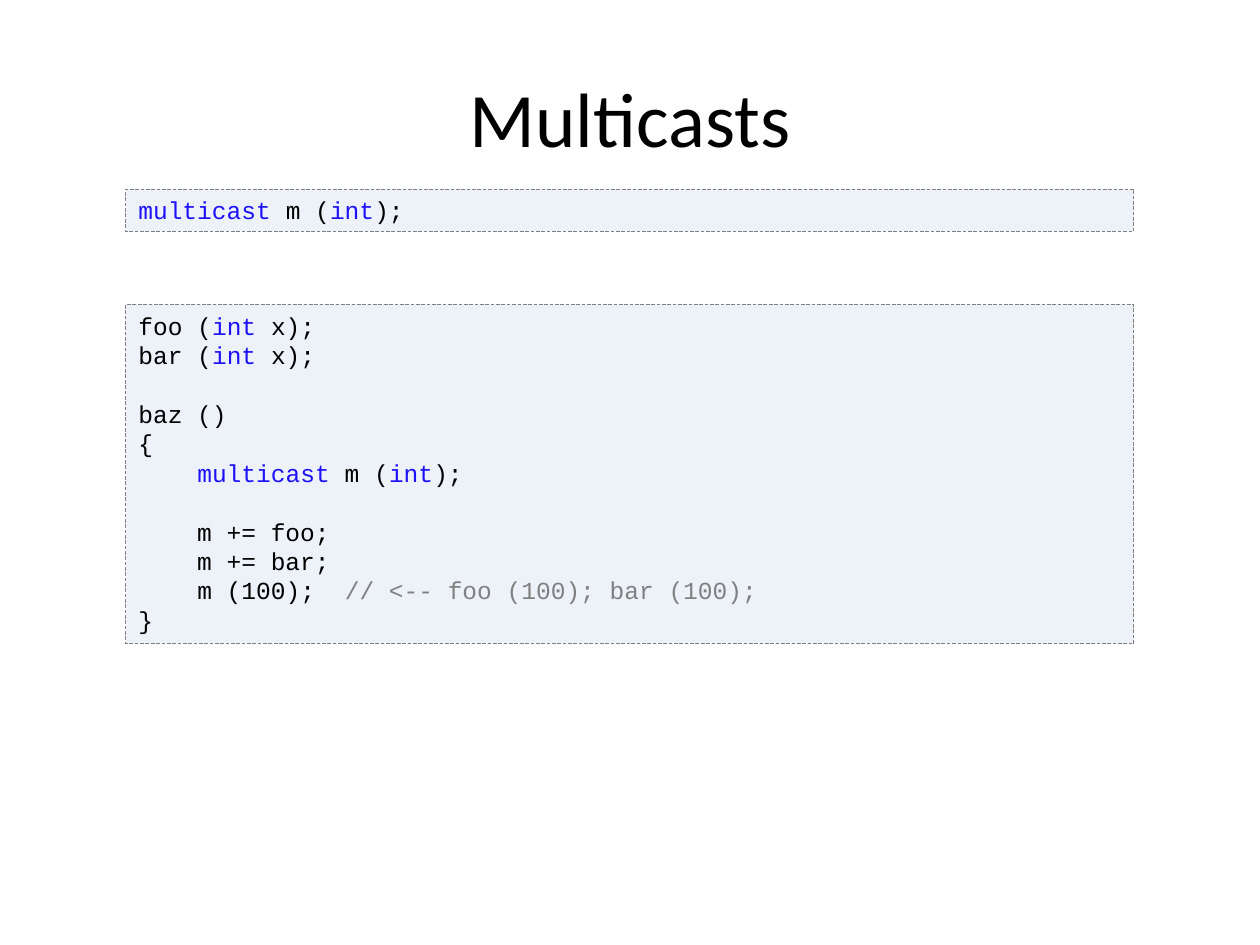
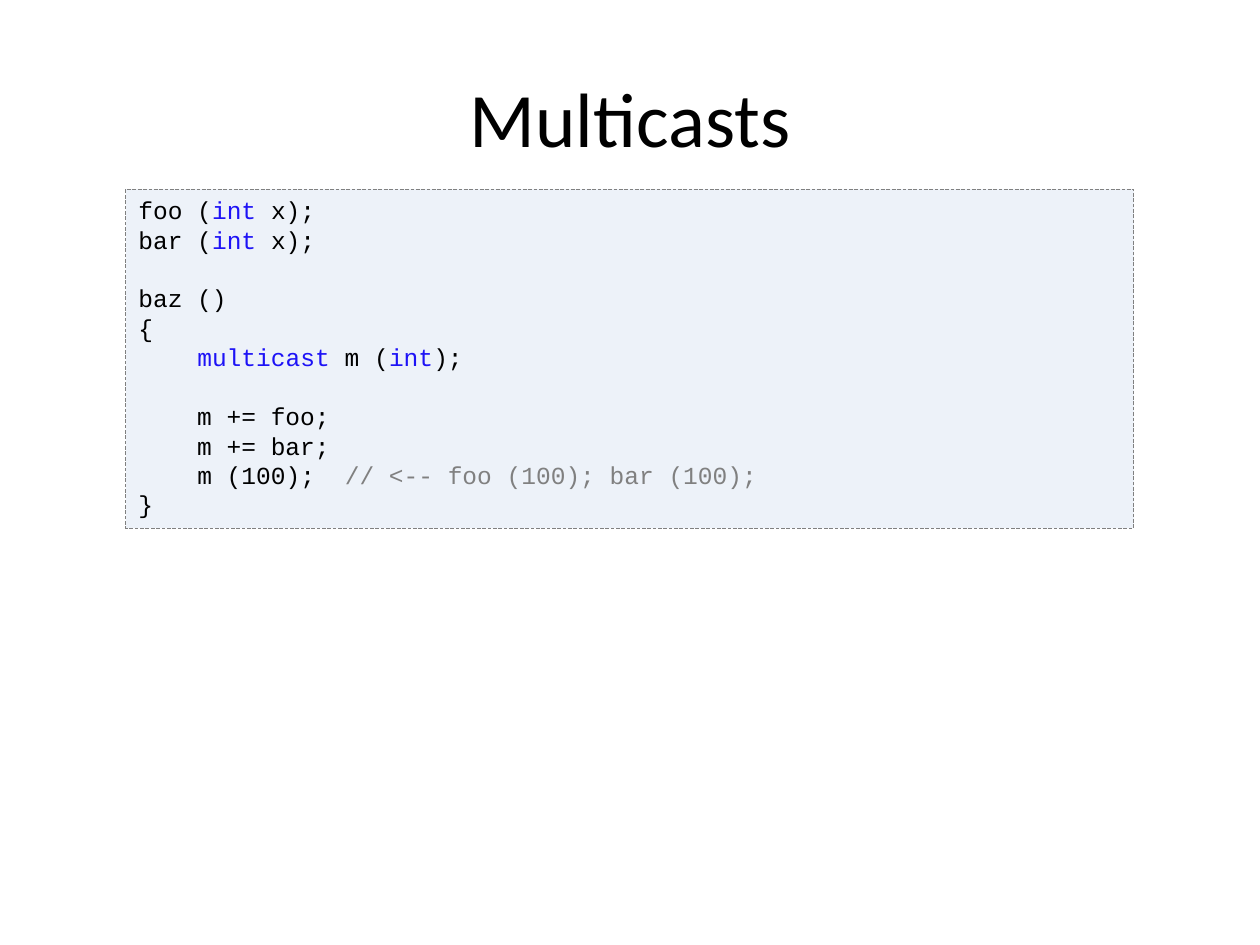
Before and after one commit to vovkos/jancy, a slide deck: slide 67 of doc/pres/Jancy FOSDEM 2016.pptx (slide 23 before the commit). Drawn at 1260x945 pixels with LibreOffice and Linux fonts; fonts in the diff are those of the drawing. Boxes give left, top, right and bottom in pixels: in the first picture for what was removed or moved away, otherwise in the second. Text is boxed around its words. In the diff, an @@ line names an element or a change of style, - is before the commit and + after.

```diff
--- a/doc/pres/Jancy FOSDEM 2016.pptx
+++ b/doc/pres/Jancy FOSDEM 2016.pptx
@@ rectangle "foo (int x);": place and size @@
-rectangle "foo (int x);" at [126, 305, 1134, 644]
+rectangle "foo (int x);" at [126, 189, 1134, 528]
@@ rectangle removed at [126, 189, 1134, 232] @@
-multicast m (int);
```
Also in this commit, not shown: 7 other slides changed, 1 slide added, 1 slide removed, 2 other files.
